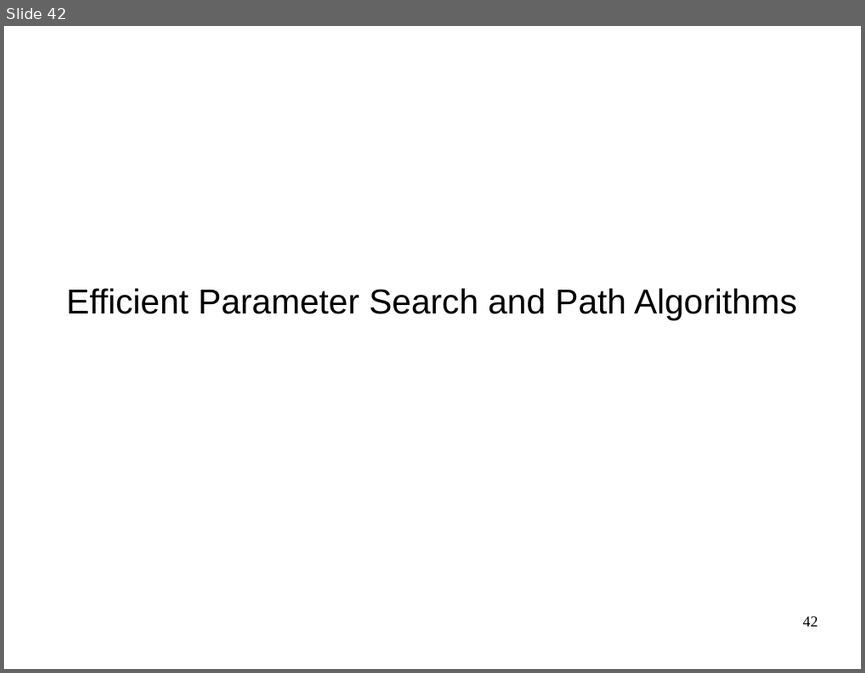
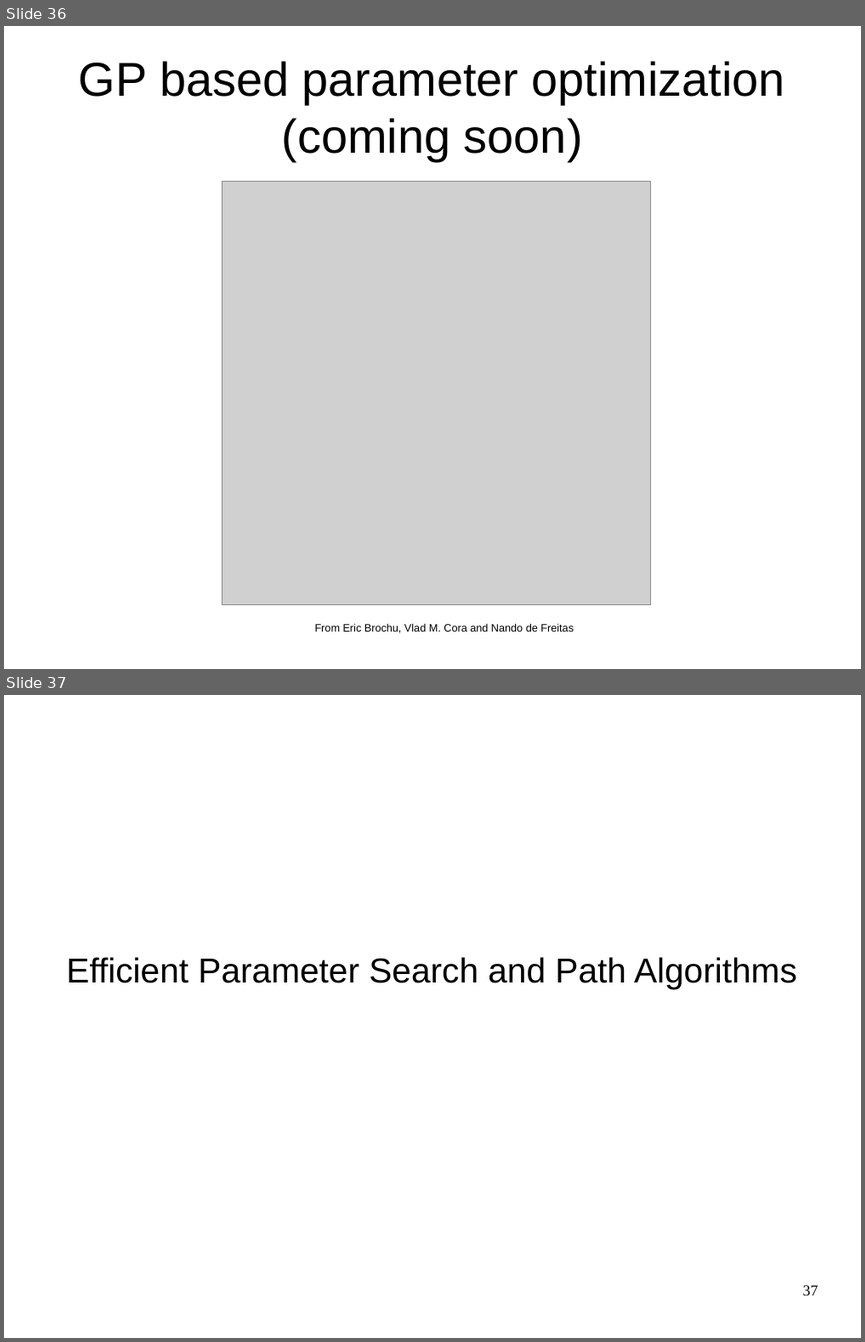
Before and after one commit to amueller/advanced-sklearn-boston-nlp-2016, a slide deck: pydata-amsterdam-advanced-sklearn.odp. Shown one above the other, each under a label of ours: slide 42 before the commit, slides 36 and 37 after it. The pictures are 865x673 and 865x1342 pixels, drawn with LibreOffice and Linux fonts; fonts in the diff are those of the drawing; grey boxes stand for pictures. Boxes give left, top, right and bottom in pixels: in the first picture for what was removed or moved away, otherwise in the second. Text is boxed around its words. In the diff, an @@ line names an element or a change of style, - is before the commit and + after.

```diff
--- a/pydata-amsterdam-advanced-sklearn.odp
+++ b/pydata-amsterdam-advanced-sklearn.odp
@@ slide 36 added at <box>4,26,861,669</box>, background #FFFFFF @@
@@ title added at <box>79,61,785,161</box>, 44 pt, text #000000 @@
+GP based parameter optimization
+(coming soon)
@@ picture added at <box>222,182,651,605</box> @@
@@ text added at <box>315,623,574,633</box>, 10 pt, text #000000 @@
+From Eric Brochu, Vlad M. Cora and Nando de Freitas
@@ what was slide 42 is now slide 37 @@
@@ page number at <box>803,1285,818,1295</box>: text changed @@
-42
+37
```
Also in this commit, not shown: 6 slides changed, 6 slides removed, 5 other files.
